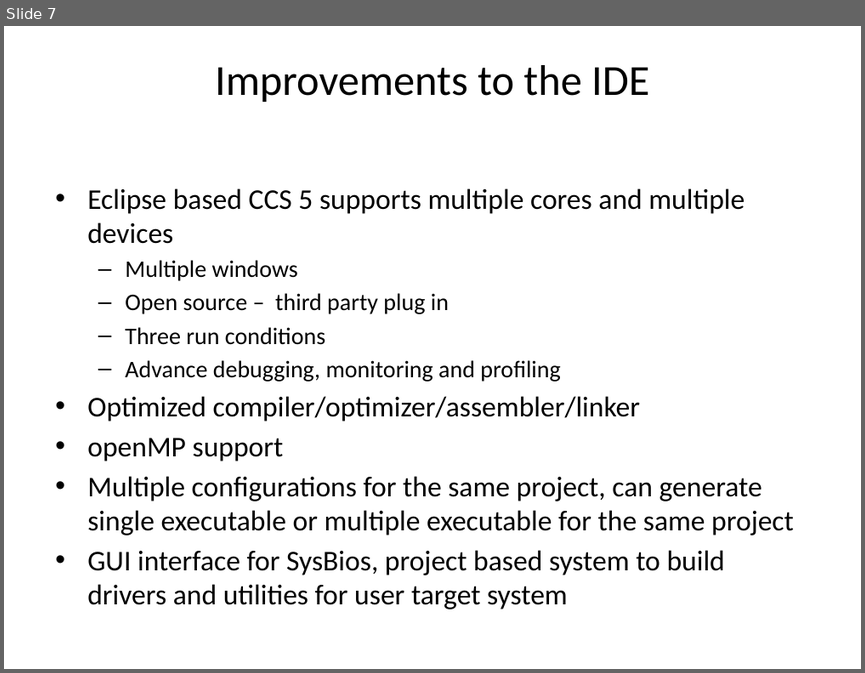
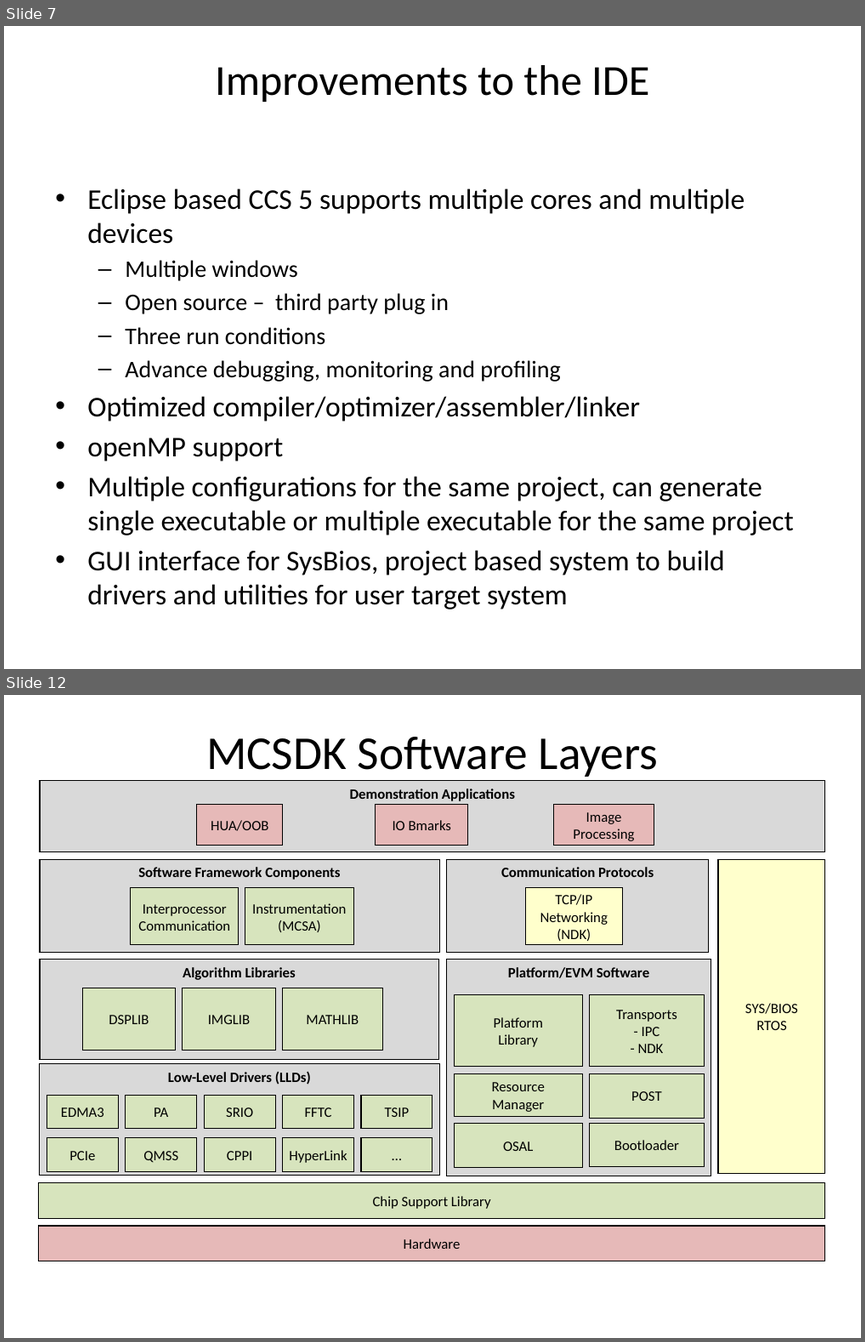
Before and after one commit to hari1989/keystone-workshop, a slide deck: preliminary/Introduction to KeyStone Software ECO.pptx. Shown one above the other, each under a label of ours: slide 7 before the commit, slides 7 and 12 after it; the slides between them are not shown. The pictures are 865x673 and 865x1342 pixels, drawn with LibreOffice and Linux fonts; fonts in the diff are those of the drawing. Boxes give left, top, right and bottom in pixels: in the first picture for what was removed or moved away, otherwise in the second. Text is boxed around its words. In the diff, an @@ line names an element or a change of style, - is before the commit and + after.

```diff
--- a/preliminary/Introduction to KeyStone Software ECO.pptx
+++ b/preliminary/Introduction to KeyStone Software ECO.pptx
@@ slide 12 added at <box>4,695,861,1338</box>, background #FFFFFF @@
@@ title added at <box>206,737,658,781</box>, 39.6 pt, text #000000 @@
+MCSDK Software Layers
@@ group added at <box>40,781,826,851</box>: 4 rectangles @@
+Demonstration Applications
+HUA/OOB
+IO Bmarks
+Image
+Processing
@@ rectangle added at <box>40,860,440,952</box>, fill #D9D9D9, outline #000000 0.75 pt, 12 pt, text #000000, bold @@
+Software Framework Components
@@ rectangle added at <box>447,860,710,952</box>, fill #D9D9D9, outline #000000 0.75 pt, 12 pt, text #000000, bold @@
+Communication Protocols
@@ rectangle added at <box>718,860,825,1174</box>, fill #FFFFCC, outline #000000 0.75 pt, 12 pt, text #000000 @@
+SYS/BIOS
+RTOS
@@ rectangle added at <box>131,888,239,945</box>, fill #D7E4BD, outline #000000 0.75 pt, 12 pt, text #000000 @@
+Interprocessor
+Communication
@@ rectangle added at <box>245,888,353,945</box>, fill #D7E4BD, outline #000000 0.75 pt, 12 pt, text #000000 @@
+Instrumentation
+(MCSA)
@@ rectangle added at <box>525,888,622,945</box>, fill #FFFFCC, outline #000000 0.75 pt, 12 pt, text #000000 @@
+TCP/IP
+Networking
+(NDK)
@@ group added at <box>40,959,439,1058</box>: 4 rectangles @@
+Algorithm Libraries
+DSPLIB
+IMGLIB
+MATHLIB
@@ group added at <box>447,959,711,1174</box>: 7 rectangles @@
+Platform/EVM Software
+Bootloader
+Platform
+Library
+POST
+OSAL
+Resource
+Manager
+Transports
+- IPC
+- NDK
@@ group added at <box>38,1063,825,1219</box>: 12 rectangles @@
+Low-Level Drivers (LLDs)
+Chip Support Library
+EDMA3
+PCIe
+PA
+QMSS
+SRIO
+CPPI
+FFTC
+HyperLink
+TSIP
+…
@@ rectangle added at <box>38,1225,825,1261</box>, fill #E6B9B8, outline #000000 0.75 pt, 12 pt, text #000000 @@
+Hardware
```
Also in this commit, not shown: 1 slide changed, 10 other slides added, 1 slide removed.
